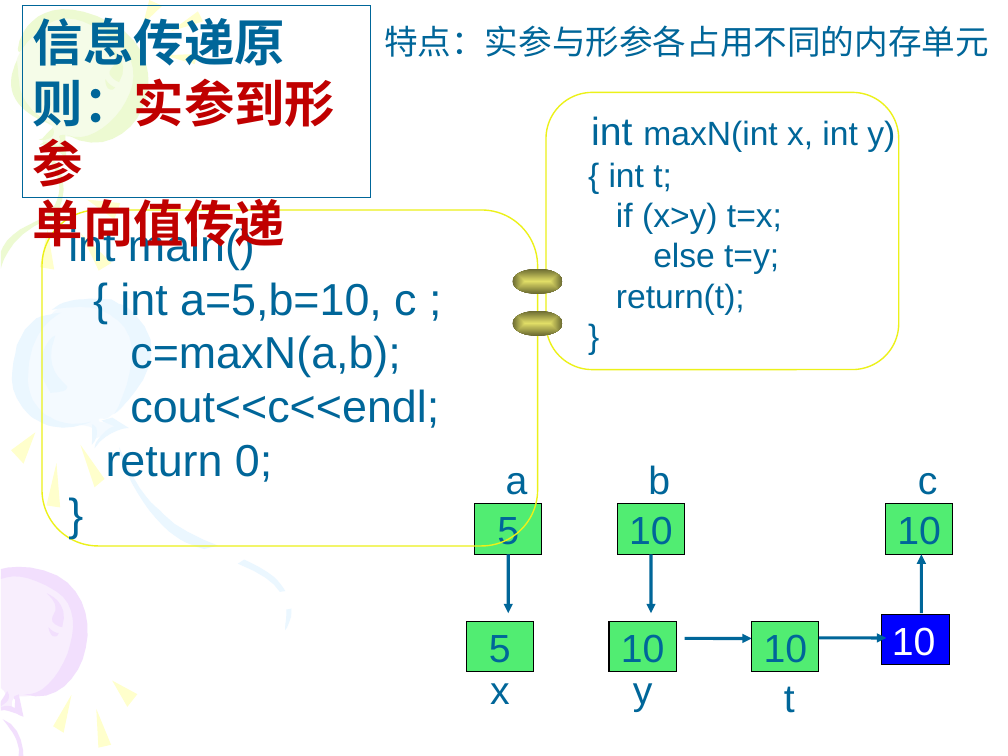
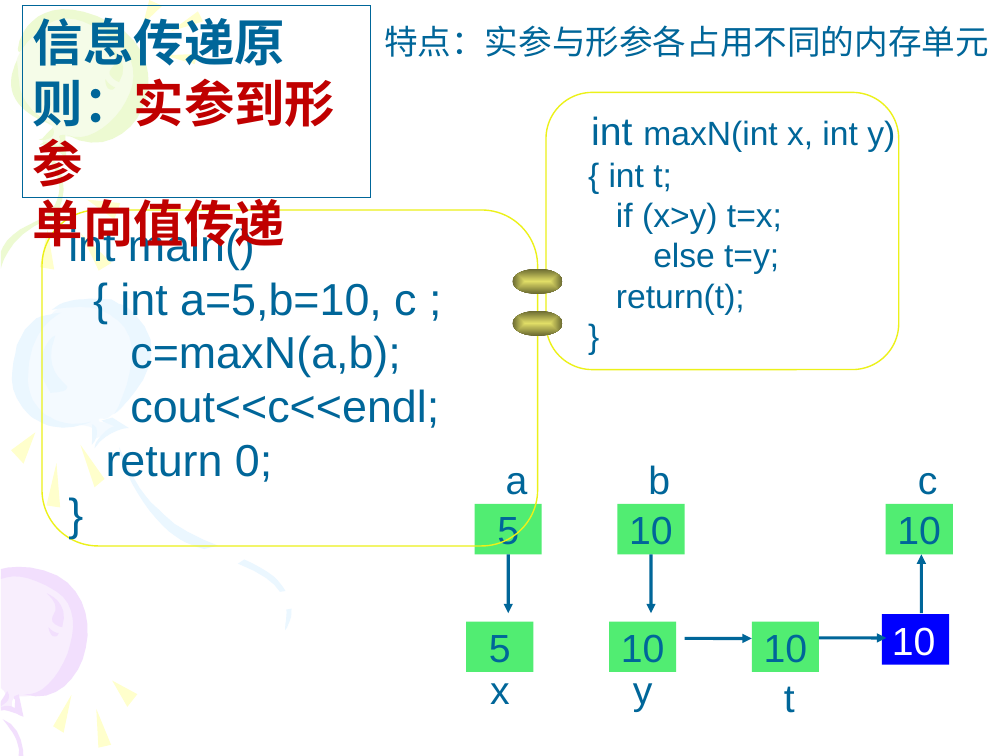
Before and after one commit to Changhe160/Changhe160.github.io, a slide deck: slide 15 of teachingRes/Cplusplus/unit03函数.ppt (slide 17 before the commit). Drawn at 1008x756 pixels with LibreOffice and Linux fonts; fonts in the diff are those of the drawing. Boxes give left, top, right and bottom in pixels: in the first picture for what was removed or moved away, otherwise in the second. Text is boxed around its words. In the diff, an @@ line names an element or a change of style, - is before the commit and + after.

```diff
--- a/teachingRes/Cplusplus/unit03函数.ppt
+++ b/teachingRes/Cplusplus/unit03函数.ppt
@@ outline #000000 0.74 pt to none in 7 elements at [882,614,950,664], [609,622,676,672], [467,622,534,672], [475,504,542,554], [617,504,684,554], [886,504,954,554], [752,622,820,672] @@
```
Also in this commit, not shown: 90 other slides changed, 2 slides removed, 1 other file.
